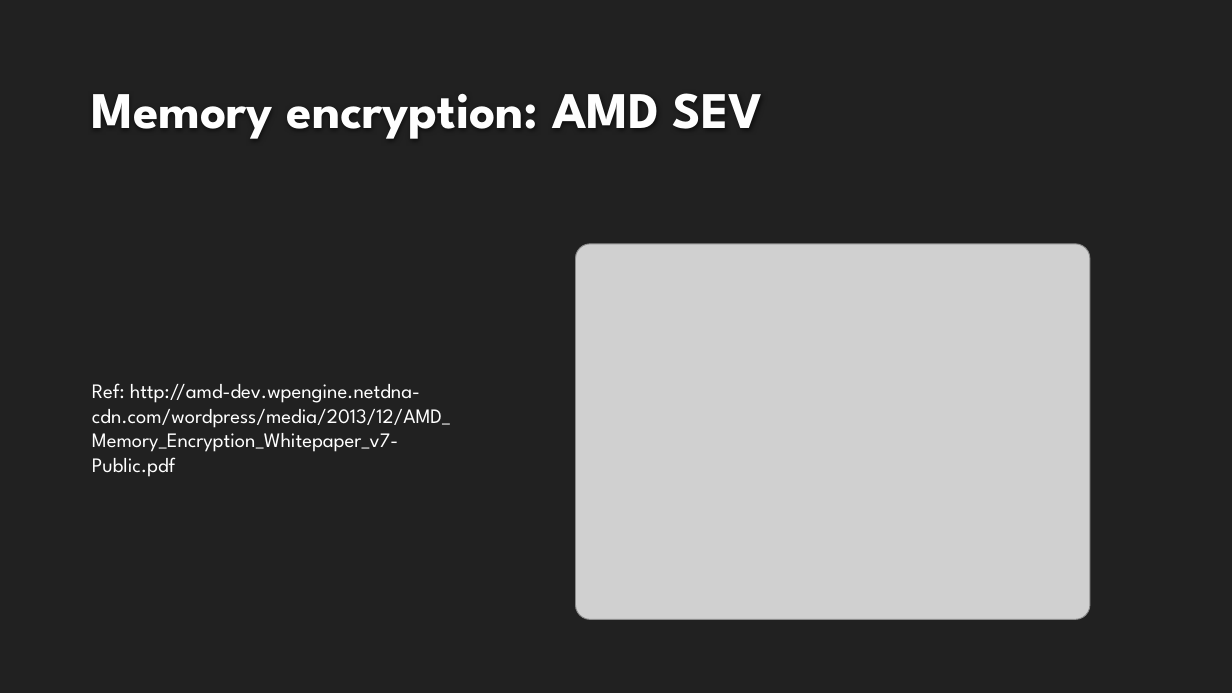
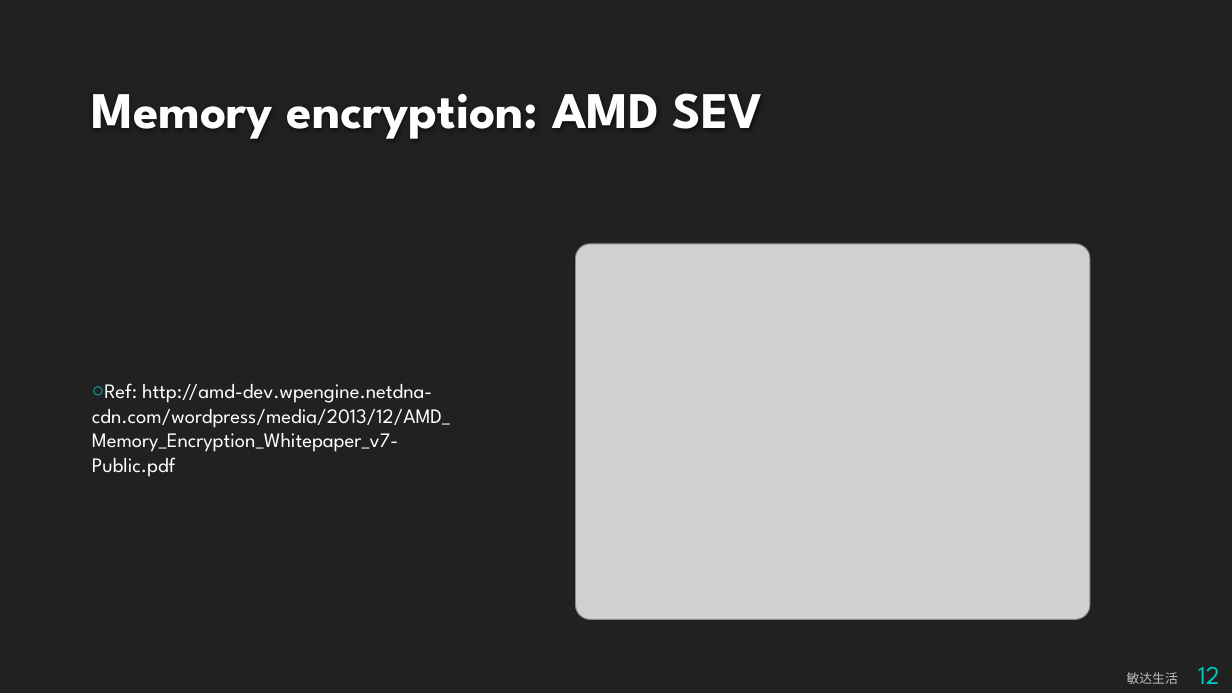
Before and after one commit to bjzhang/bjzhang.github.io, a slide deck: slide 12 of _drafts/Recent_Linux_kernel.pptx. Drawn at 1232x693 pixels with LibreOffice and Linux fonts; fonts in the diff are those of the drawing; grey boxes stand for pictures; background and template pictures are left out. Boxes give left, top, right and bottom in pixels: in the first picture for what was removed or moved away, otherwise in the second. Text is boxed around its words. In the diff, an @@ line names an element or a change of style, - is before the commit and + after.

```diff
--- a/_drafts/Recent_Linux_kernel.pptx
+++ b/_drafts/Recent_Linux_kernel.pptx
@@ text "Ref: http://amd-dev.wpengine.netdna-cdn.com/wordpress/media/ ..." at [92, 383, 450, 477]: bullet none to ○ @@
@@ text added at [1127, 672, 1178, 684], 10 pt, text #BFBFBF @@
+敏达生活
@@ page number added at [1198, 667, 1220, 684], 20 pt, text #00C6BB @@
+12
```
Also in this commit, not shown: 15 other slides changed, 1 slide added, 1 slide removed, 2 other files.
